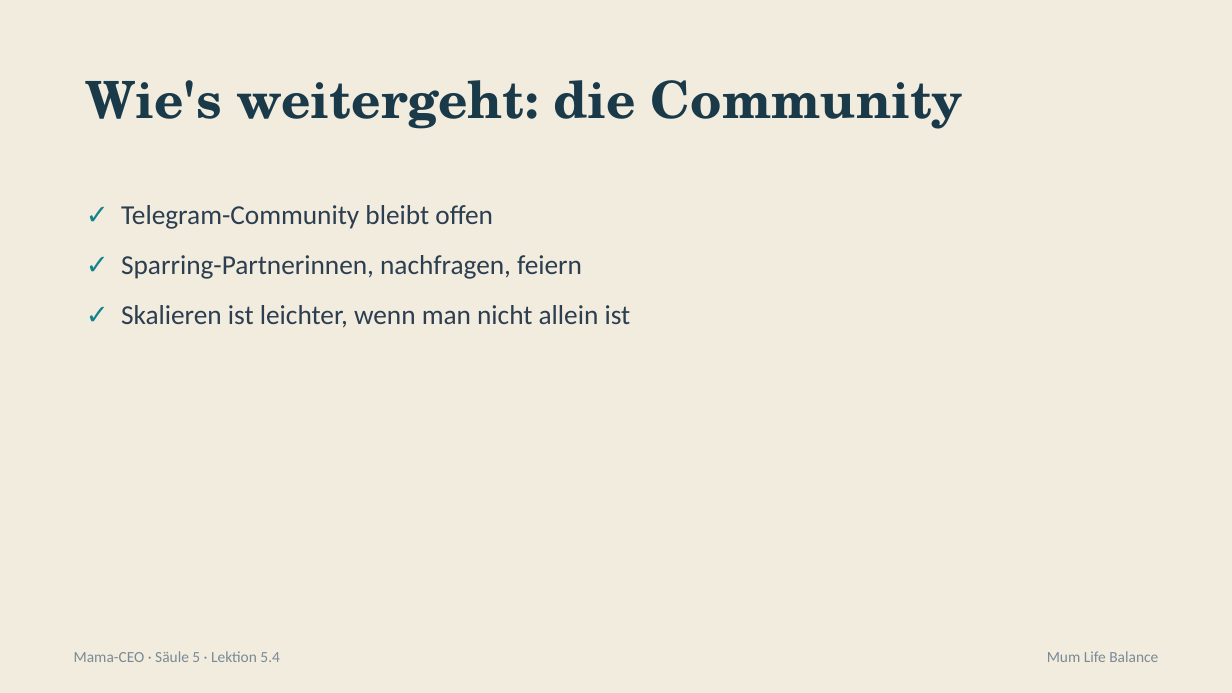
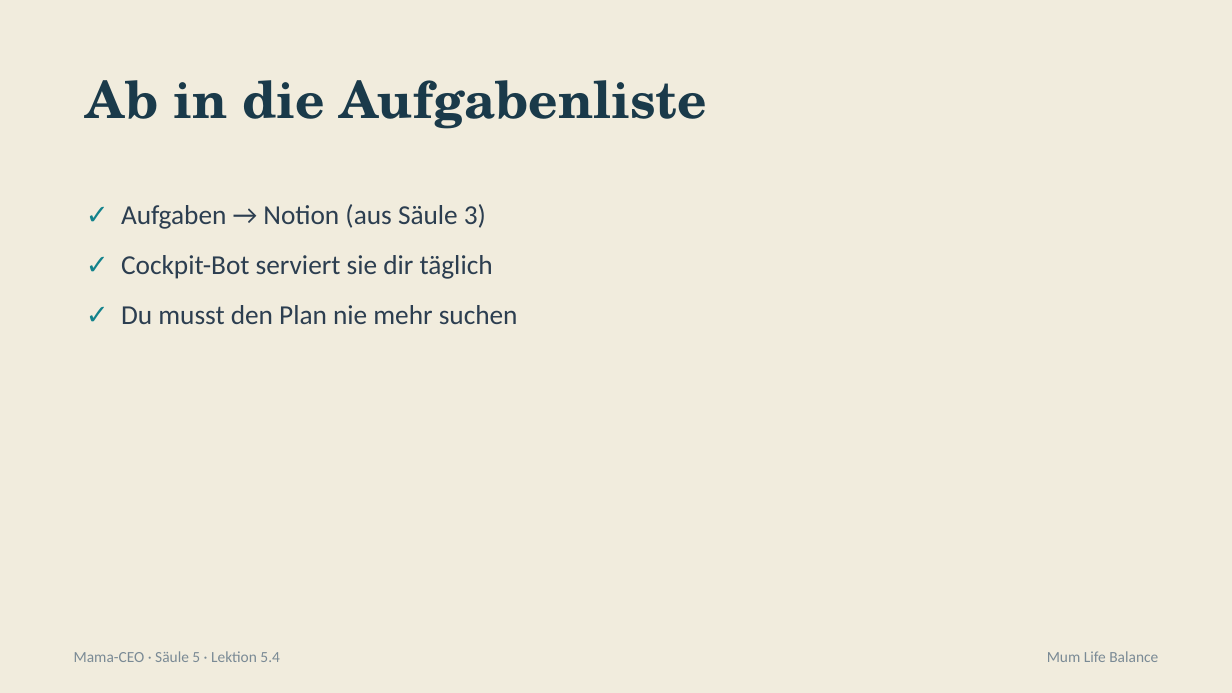
Before and after one commit to pnulmann-hue/mumlifebalance-workspace, a slide deck: slide 6 of outputs/produkte/mama-ceo/03-praesentationen/saeule-5/04-lektion-5-4.pptx. Drawn at 1232x693 pixels with LibreOffice and Linux fonts; fonts in the diff are those of the drawing. Boxes give left, top, right and bottom in pixels: in the first picture for what was removed or moved away, otherwise in the second. Text is boxed around its words. In the diff, an @@ line names an element or a change of style, - is before the commit and + after.

```diff
--- a/outputs/produkte/mama-ceo/03-praesentationen/saeule-5/04-lektion-5-4.pptx
+++ b/outputs/produkte/mama-ceo/03-praesentationen/saeule-5/04-lektion-5-4.pptx
@@ text at box(86, 80, 707, 129): text changed @@
-Wie's weitergeht: die Community
+Ab in die Aufgabenliste
@@ text at box(121, 204, 518, 324): text changed @@
-✓ Telegram-Community bleibt offen
-✓ Sparring-Partnerinnen, nachfragen, feiern
-✓ Skalieren ist leichter, wenn man nicht allein ist
+✓ Aufgaben → Notion (aus Säule 3)
+✓ Cockpit-Bot serviert sie dir täglich
+✓ Du musst den Plan nie mehr suchen
```
Also in this commit, not shown: 7 other slides changed, 1 slide added, 1 slide removed, 8 other files.
